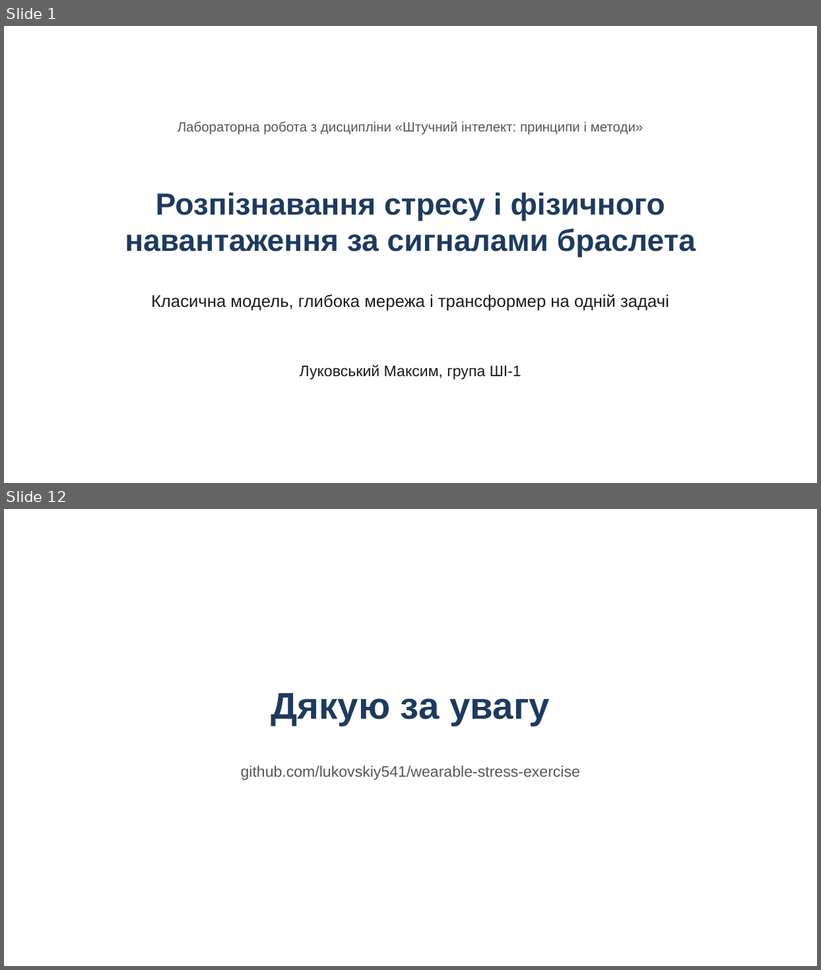
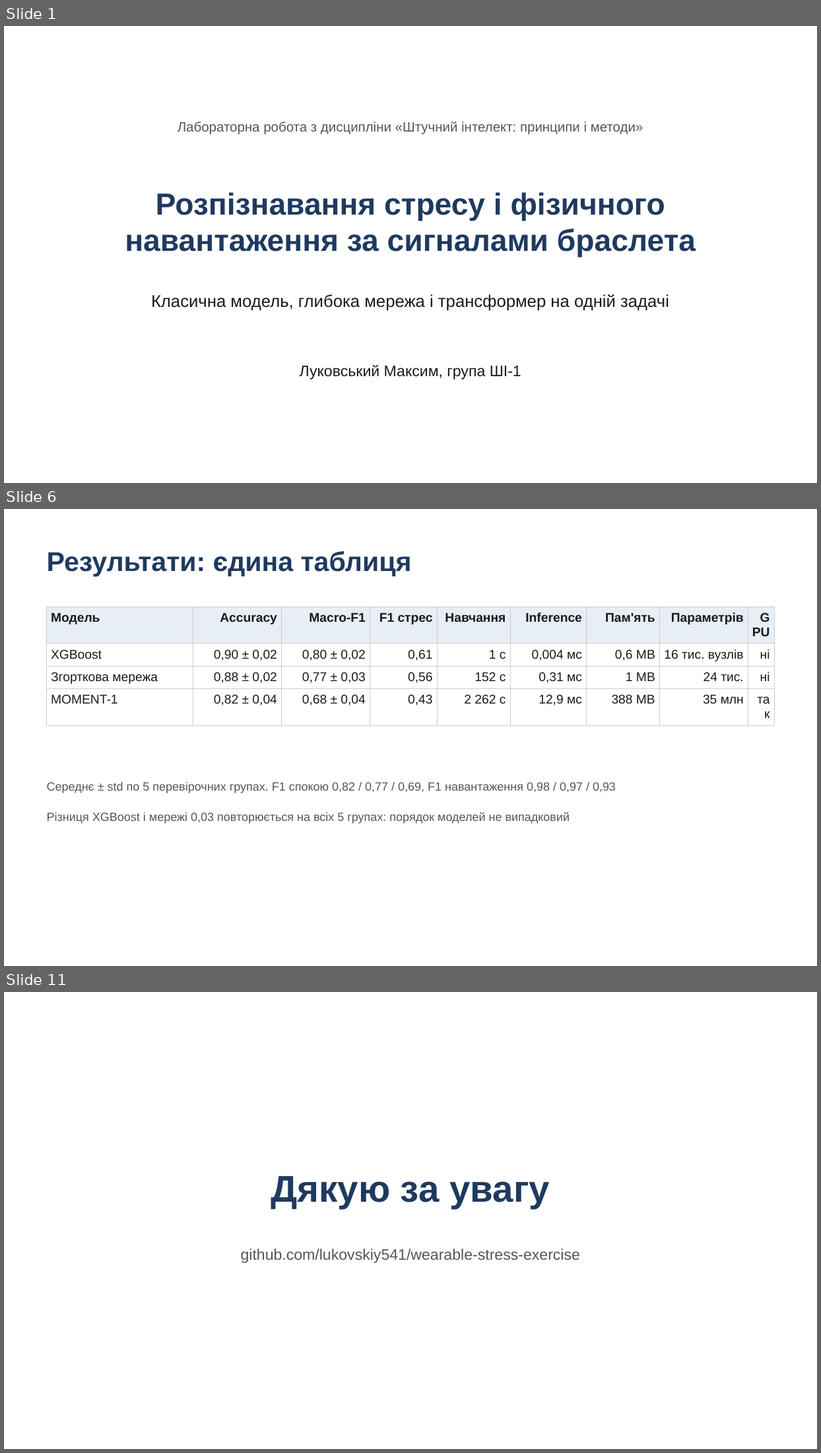
Before and after one commit to lukovskiy541/wearable-stress-exercise, a slide deck: presentation.pptx. Shown one above the other, each under a label of ours: slides 1 and 12 before the commit, slides 1, 6 and 11 after it; the slides between them are not shown. The pictures are 821x970 and 821x1453 pixels, drawn with LibreOffice and Linux fonts; fonts in the diff are those of the drawing. Boxes give left, top, right and bottom in pixels: in the first picture for what was removed or moved away, otherwise in the second. Text is boxed around its words. In the diff, an @@ line names an element or a change of style, - is before the commit and + after.

```diff
--- a/presentation.pptx
+++ b/presentation.pptx
@@ slide 6 added at bbox=[4, 509, 817, 966], background #FFFFFF @@
@@ text added at bbox=[47, 551, 412, 577], 32 pt, text #1F3A5F, bold @@
+Результати: єдина таблиця
@@ table added at bbox=[47, 607, 774, 708], 4 rows, 9 columns @@
+Модель | Accuracy | Macro-F1 | F1 стрес | Навчання | Inference | Пам'ять | Параметрів | GPU
+XGBoost | 0,90 ± 0,02 | 0,80 ± 0,02 | 0,61 | 1 с | 0,004 мс | 0,6 MB | 16 тис. вузлів | ні
+Згорткова мережа | 0,88 ± 0,02 | 0,77 ± 0,03 | 0,56 | 152 с | 0,31 мс | 1 MB | 24 тис. | ні
+MOMENT-1 | 0,82 ± 0,04 | 0,68 ± 0,04 | 0,43 | 2 262 с | 12,9 мс | 388 MB | 35 млн | так
@@ text added at bbox=[47, 782, 616, 793], 14 pt, text #555555 @@
+Середнє ± std по 5 перевірочних групах. F1 спокою 0,82 / 0,77 / 0,69, F1 навантаження 0,98 / 0,97 / 0,93
@@ text added at bbox=[47, 813, 570, 824], 14 pt, text #555555 @@
+Різниця XGBoost і мережі 0,03 повторюється на всіх 5 групах: порядок моделей не випадковий
@@ what was slide 12 is now slide 11 @@
```
Also in this commit, not shown: 6 slides changed, 2 other slides added, 4 slides removed, 2 other files.
